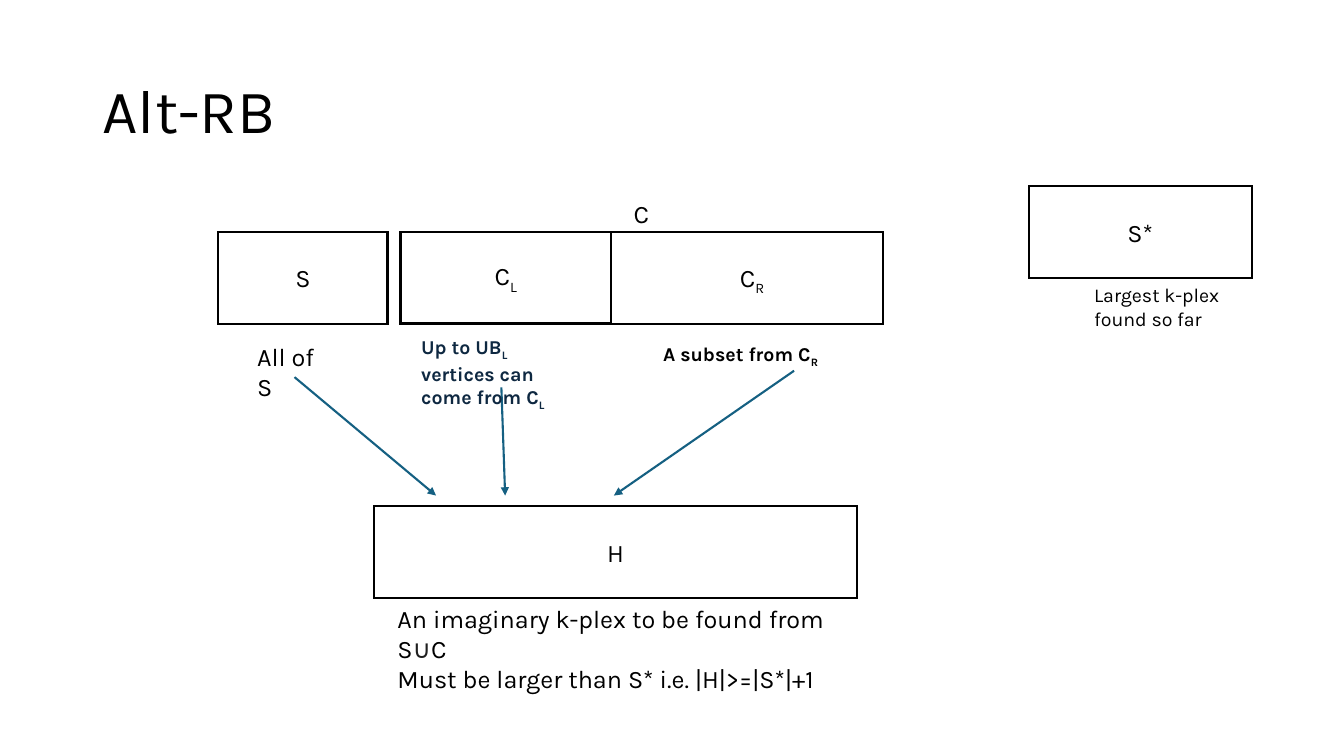
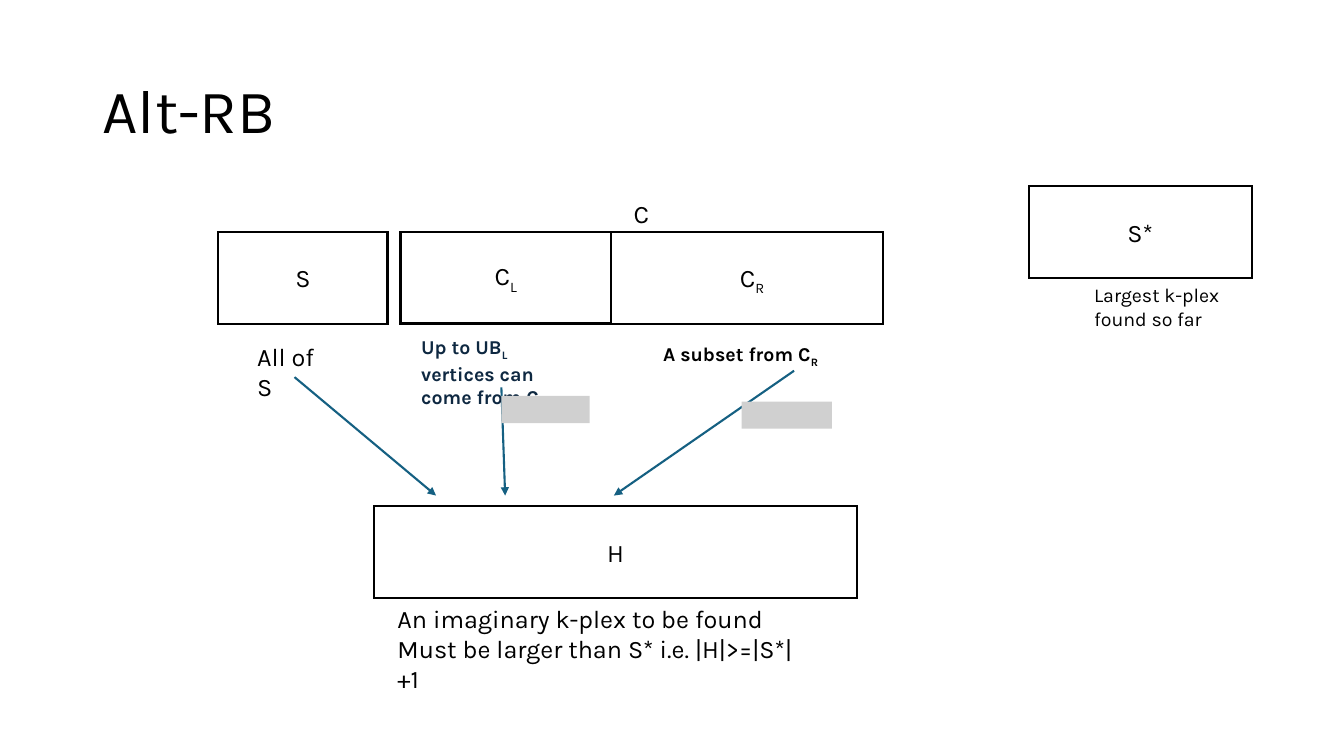
Before and after one commit to akhlaqueak/MaxKPlex, a slide deck: slide 4 of kPEX/kPEX_extension.pptx. Drawn at 1344x756 pixels with LibreOffice and Linux fonts; fonts in the diff are those of the drawing; grey boxes stand for pictures. Boxes give left, top, right and bottom in pixels: in the first picture for what was removed or moved away, otherwise in the second. Text is boxed around its words. In the diff, an @@ line names an element or a change of style, - is before the commit and + after.

```diff
--- a/kPEX/kPEX_extension.pptx
+++ b/kPEX/kPEX_extension.pptx
@@ picture added at bbox=[501, 396, 590, 423] @@
@@ picture added at bbox=[742, 401, 832, 429] @@
@@ text at bbox=[397, 610, 763, 634]: text changed @@
-An imaginary k-plex to be found from S∪C
+An imaginary k-plex to be found
```
Also in this commit, not shown: 5 other slides changed, 3 slides added, 1 other file.
